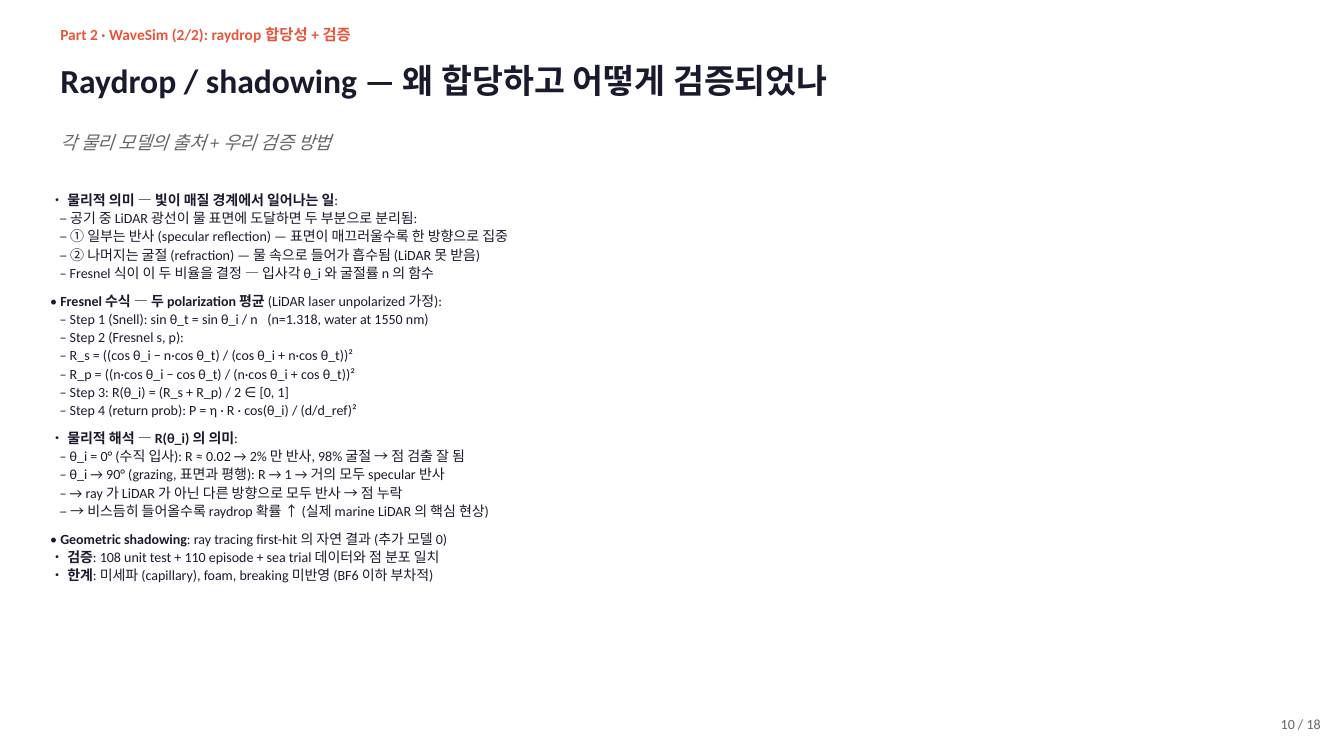
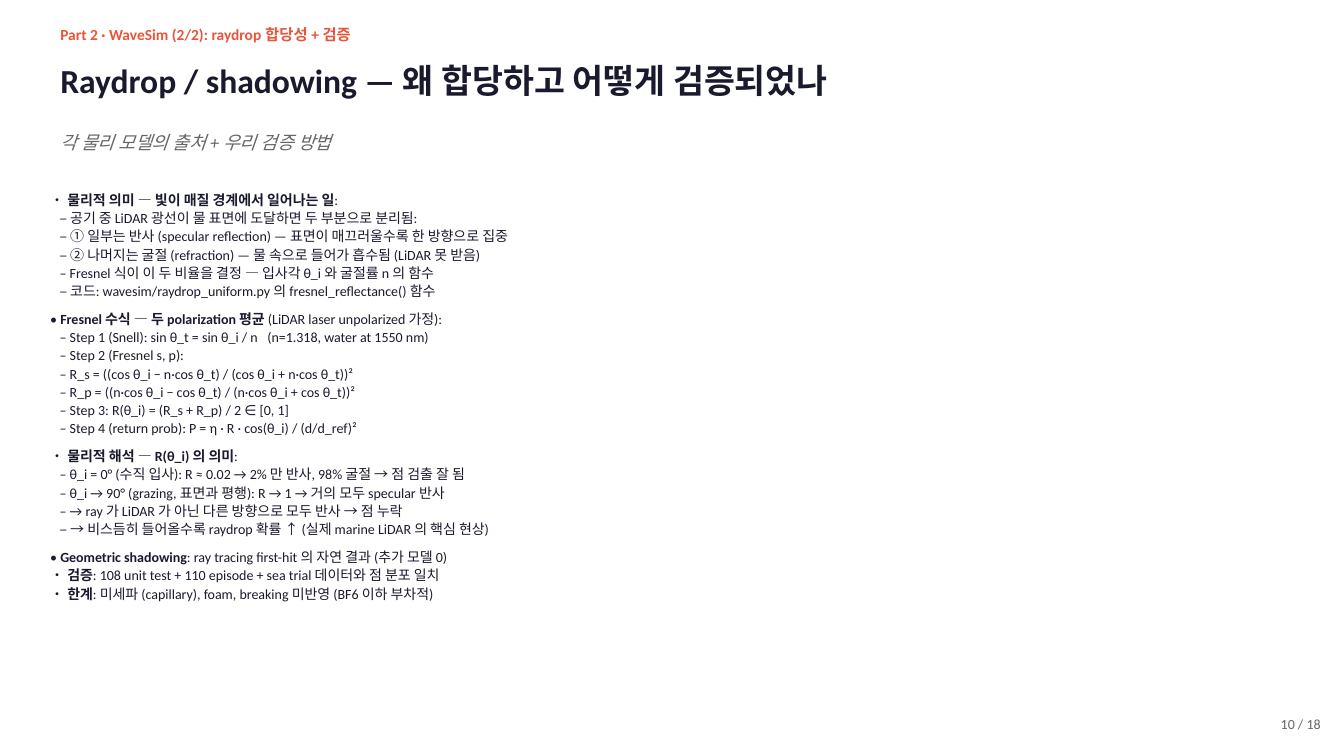
Before and after one commit to SAEYONGPARK94/wavesplat, a slide deck: slide 10 of wavesplat/docs/labmeeting_2026_05_13.pptx. Drawn at 1344x756 pixels with LibreOffice and Linux fonts; fonts in the diff are those of the drawing. Boxes give left, top, right and bottom in pixels: in the first picture for what was removed or moved away, otherwise in the second. Text is boxed around its words. In the diff, an @@ line names an element or a change of style, - is before the commit and + after.

```diff
--- a/wavesplat/docs/labmeeting_2026_05_13.pptx
+++ b/wavesplat/docs/labmeeting_2026_05_13.pptx
@@ text at (x1=70, y1=284, x2=436, y2=299): paragraph added @@
+– 코드: wavesim/raydrop_uniform.py 의 fresnel_reflectance() 함수
```
Also in this commit, not shown: 1 other slide changed, 2 slides added, 7 other files.
